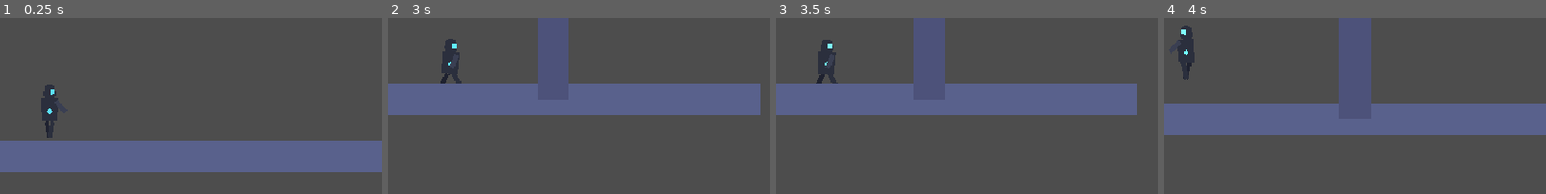
Above: before the commit, frames 1-4 (left to right).
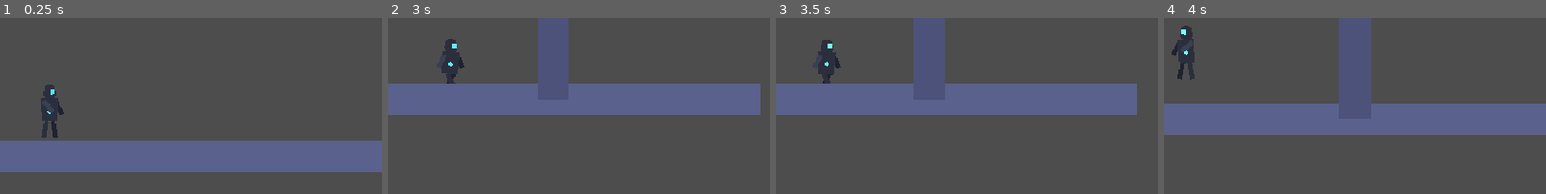
Above: after the commit, the same moments.

Repository: andy-augustine/godot-helloworld
Game: Godot game, scene res://main.tscn
Same seed, same stepped clock (60 frames per second), same inputs: the game is played once before the commit and once after it.
Inputs (mouse positions are % of the whole screen's width and height, from its top left):
- Up to frame 1 (0.25 s): no input
- Up to frame 2 (3 s): tap Enter (ui_accept) at 0.5 s; move the mouse to (72, 54) at 0.52 s; hold D (move_right) 0.53-1.25 s; tap Shift at 0.6, 2.1 s; click (72, 54) at 0.67 s; tap Space (jump) at 0.77 s; drag from (30, 67) to (45, 85) at 1.27 s; move the mouse to (60, 34) at 2.02 s; hold D (move_right) 2.03-2.75 s; drag from (45, 85) to (20, 42) at 2.77 s
- Up to frame 3 (3.5 s): no input
- Up to frame 4 (4 s): move the mouse to (80, 79) at 3.52 s; hold A (move_left) from 3.53 s (still down); tap Shift at 3.6 s; tap Space (jump) at 3.77 s
The pictures show only the part of the screen within x 44-94%, y 47-97%; the shares and areas given below are measured in that part.

The runs differ from the first frame. In frame 1, 0.3% of the frame differs, in the area x 10-17%, y 47-69%; in frame 2, 0.3%; in frame 3, 0.3%; in frame 4, 0.3%.

Commit message:
Mirror player rig limbs so body matches head direction
Swapped the local X positions of LegFront/LegBack and ArmFront/ArmBack so the "Front" parts rest on the opposite side of the body. When facing right, the forward-kicking leg and counter-swinging arm now appear on the screen-left side, which reads as a proper side-view profile instead of the previous head-twisted-over-back look.

Animations reference parts by name and only animate rotations, so existing run/jump/wall-slide cycles play correctly from the mirrored rest pose without edits.

Co-Authored-By: Claude Opus 4.7 <noreply@anthropic.com>

Diff:
--- a/player/player.tscn
+++ b/player/player.tscn
@@ -595,17 +595,17 @@
 [node name="Squash" type="Node2D" parent="Rig" unique_id=633727717]
 
 [node name="LegBack" type="Polygon2D" parent="Rig/Squash" unique_id=727953256]
-position = Vector2(-4, 12)
+position = Vector2(4, 12)
 color = Color(0.12156863, 0.13333334, 0.1882353, 1)
 polygon = PackedVector2Array(-3, 0, 3, 0, 3, 20, -3, 20)
 
 [node name="LegFront" type="Polygon2D" parent="Rig/Squash" unique_id=1152375465]
-position = Vector2(4, 12)
+position = Vector2(-4, 12)
 color = Color(0.16862746, 0.18431373, 0.23921569, 1)
 polygon = PackedVector2Array(-3, 0, 3, 0, 3, 20, -3, 20)
 
 [node name="ArmBack" type="Polygon2D" parent="Rig/Squash" unique_id=667620675]
-position = Vector2(-8, -12)
+position = Vector2(8, -12)
 color = Color(0.12156863, 0.13333334, 0.1882353, 1)
 polygon = PackedVector2Array(-3, 0, 3, 0, 3, 18, -3, 18)
 
@@ -619,7 +619,7 @@
 polygon = PackedVector2Array(-3, 0, 0, -3, 3, 0, 0, 3)
 
 [node name="ArmFront" type="Polygon2D" parent="Rig/Squash" unique_id=1561940688]
-position = Vector2(8, -12)
+position = Vector2(-8, -12)
 color = Color(0.22745098, 0.24705882, 0.32156864, 1)
 polygon = PackedVector2Array(-3, 0, 3, 0, 3, 18, -3, 18)
 
